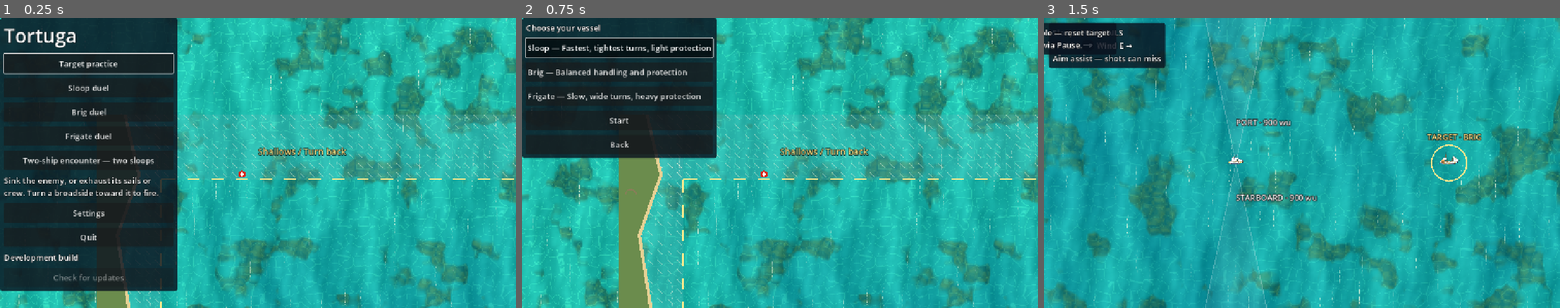
Above: before the commit, frames 1-3 (left to right).
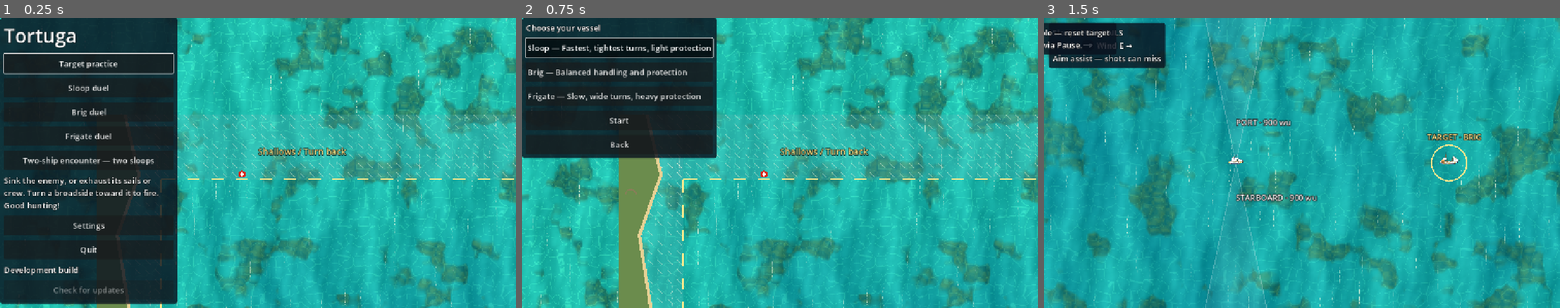
Above: after the commit, the same moments.

Repository: dnldxn/tortuga
Game: Godot game, scene res://boot.tscn
Same seed, same stepped clock (60 frames per second), same inputs: the game is played once before the commit and once after it. Sound files missing from this copy of the repository are replaced by a short silence.
Inputs:
- Up to frame 1 (0.25 s): no input
- Up to frame 2 (0.75 s): click "Target practice" at 0.5 s
- Up to frame 3 (1.5 s): click "Start" at 1.25 s

The runs differ from the first frame. In frame 1, 2.6% of the frame differs, in the area x 0-35%, y 63-99%; in frame 2, nothing differs; in frame 3, nothing differs.

Commit message:
feat: add a sign-off to the selection guidance
Visible trivial change used to verify one-click pack updates
(plan 08.03 manual step 2); same base ID, so it ships as a pack.

Co-Authored-By: Claude Opus 5.5 <noreply@anthropic.com>

Diff:
--- a/game/ui/selection_menu.gd
+++ b/game/ui/selection_menu.gd
@@ -19,7 +19,7 @@
 	["duel_frigate", "Frigate duel"],
 	["two_sloops", "Two-ship encounter — two sloops"],
 ]
-const GUIDANCE := "Sink the enemy, or exhaust its sails or crew. Turn a broadside toward it to fire."
+const GUIDANCE := "Sink the enemy, or exhaust its sails or crew. Turn a broadside toward it to fire. Good hunting!"
 
 var sailing_button: Button
 var duel_buttons := {}  # preset id -> Button
